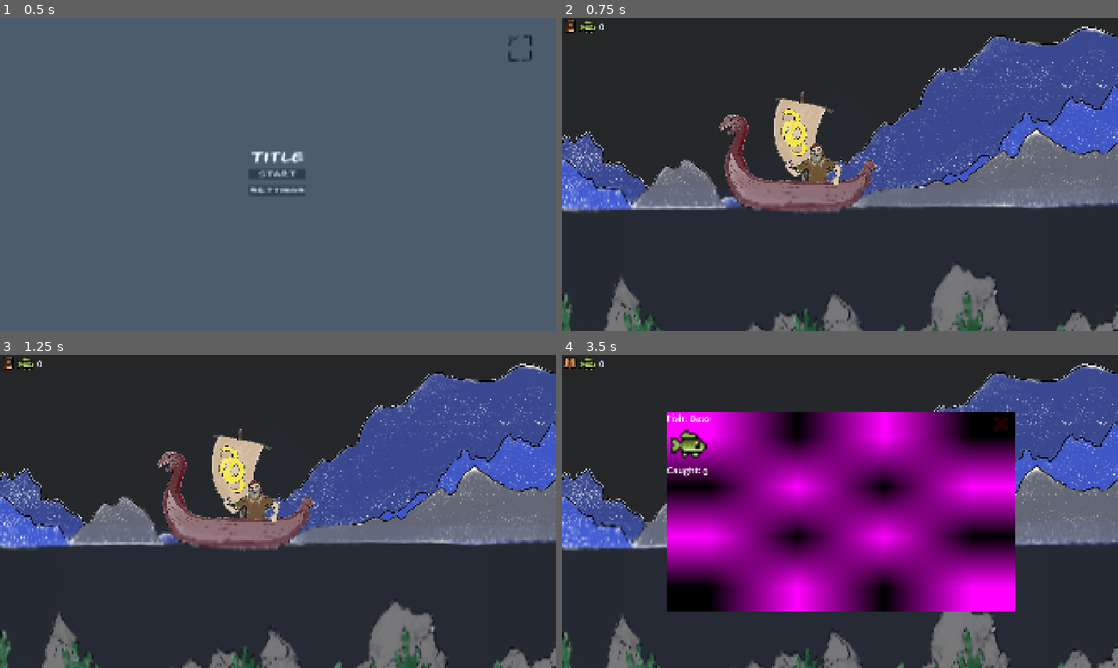
Above: before the commit, frames 1-4 (two rows, left to right).
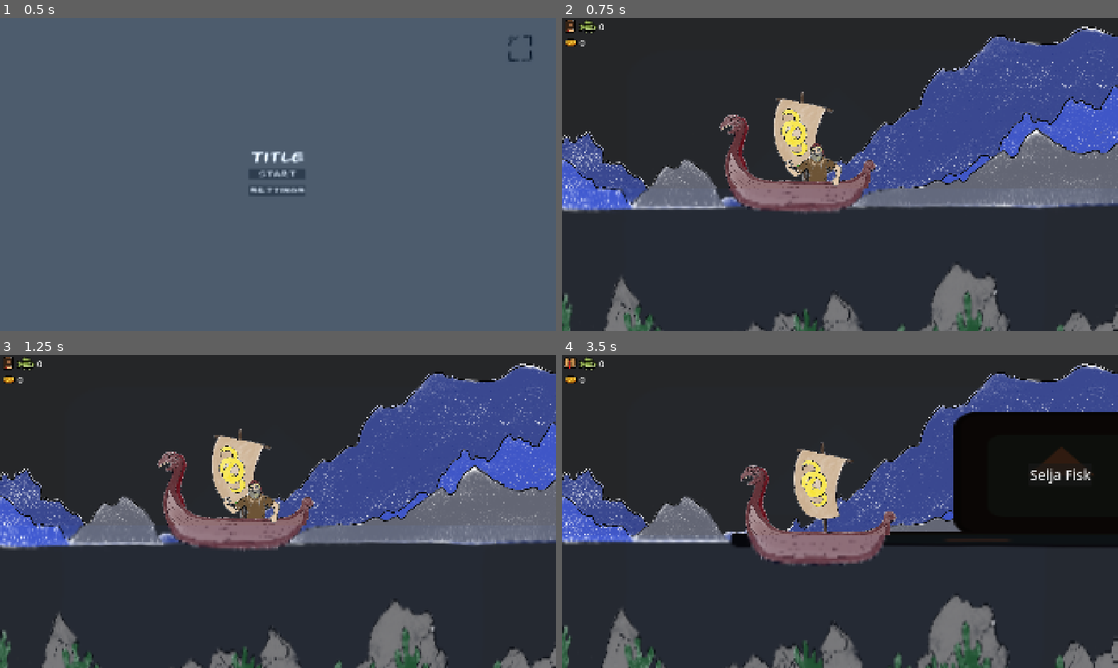
Above: after the commit, the same moments.

Repository: PARCISZEWSKI/fishinggwj
Game: Godot game, scene res://interface/main_menu.tscn
Same seed, same stepped clock (60 frames per second), same inputs: the game is played once before the commit and once after it. The engine's default icon, where the game draws it, is replaced by a stand-in: a white triangle on a blue panel in a dark square.
Inputs (mouse positions are in pixels of both pictures, inside the frame that each line leads up to):
- Up to frame 1 (0.5 s): no input
- Up to frame 2 (0.75 s): click "Start" at 0.5 s
- Up to frame 3 (1.25 s): no input
- Up to frame 4 (3.5 s): click (567, 361) at 1.25 s; click (567, 361) at 2.02 s; click (567, 361) at 2.77 s

Frame 1 is identical in both runs. In frame 2, less than 0.1% of the frame differs, in the area x 0-5%, y 6-10%; in frame 3, less than 0.1%; in frame 4, 50%, in the area x 0-100%, y 6-100%.

Commit message:
KR og takki til að selja fisk kominn - UI bara placeholder

Diff:
--- a/interface/collectibles.gd
+++ b/interface/collectibles.gd
@@ -1,16 +1,20 @@
 extends CanvasLayer
 
 func _process(delta: float) -> void:
-	$bass_number.text = var_to_str(Currency.fish_caught)
+	$bass_number.text = var_to_str(Currency.bass_caught)
+	$krona_value.text = var_to_str(Currency.krona)
 	history()
 
 
 func history() -> void:
 	$history/bass_history/bass_counter.text = var_to_str(Currency.bass_caught)
 
+#Changes to the shop scene if in main scene and vise versa
 func _on_history_button_pressed() -> void:
-	$history.visible = true
-	get_tree().paused = true
+	if get_tree().current_scene.scene_file_path == "res://scenes/main.tscn":
+		get_tree().change_scene_to_file("res://scenes/shop.tscn")
+	else:
+		get_tree().change_scene_to_file("res://scenes/main.tscn")
 
 func _on_exit_history_pressed() -> void:
 	$history.visible = false
--- a/interface/collectibles.tscn
+++ b/interface/collectibles.tscn
@@ -1,10 +1,11 @@
-[gd_scene load_steps=7 format=3 uid="uid://o0uut8pfod8e"]
+[gd_scene load_steps=8 format=3 uid="uid://o0uut8pfod8e"]
 
 [ext_resource type="Script" uid="uid://doyy4hj4ot7hi" path="res://interface/collectibles.gd" id="1_p254c"]
 [ext_resource type="Texture2D" uid="uid://c606m5eerkeqh" path="res://assets/book_01d.png" id="2_h35mn"]
 [ext_resource type="Texture2D" uid="uid://cd0b0td1lxsny" path="res://assets/book_01g.png" id="3_b85ff"]
 [ext_resource type="Texture2D" uid="uid://bde6vrmvi8drk" path="res://assets/Bass.png" id="4_t61la"]
 [ext_resource type="Texture2D" uid="uid://ppi80kp8y3pr" path="res://assets/Cross.png" id="5_nbugw"]
+[ext_resource type="Texture2D" uid="uid://bb1rae2c26my3" path="res://assets/coin_01d.png" id="6_h35mn"]
 
 [sub_resource type="PlaceholderTexture2D" id="PlaceholderTexture2D_jkv2x"]
 
@@ -90,5 +91,17 @@
 texture_pressed = ExtResource("5_nbugw")
 texture_hover = ExtResource("5_nbugw")
 
+[node name="krona1" type="Sprite2D" parent="."]
+position = Vector2(32, 86)
+scale = Vector2(1.5, 1.5)
+texture = ExtResource("6_h35mn")
+
+[node name="krona_value" type="Label" parent="."]
+offset_left = 60.0
+offset_top = 61.0
+offset_right = 100.0
+offset_bottom = 106.0
+theme_override_font_sizes/font_size = 32
+
 [connection signal="pressed" from="history_button" to="." method="_on_history_button_pressed"]
 [connection signal="pressed" from="history/exit_history" to="." method="_on_exit_history_pressed"]
--- a/nodes/fish.gd
+++ b/nodes/fish.gd
@@ -23,15 +23,17 @@
 	#FIXME: Add export variable
 	if position.y < 0 or position.y > get_viewport_rect().size.y:
 		direction.y *= -1  # Reverse y direction
+
 func _exit_tree() -> void:
 	pass
+
 func _on_timer_timeout():  #Change direction randomly
 	direction = Vector2(randf_range(-1, 1), randf_range(-1, 1)).normalized()
 	if direction.x != 0:
 		$visual/bass.flip_h = direction.x < 0
 		$visual/bass/outline.flip_h = direction.x < 0
+
 func _on_body_entered(body) -> void:
-	Currency.fish_caught += 1
 	Currency.bass_caught += 1
 	queue_free()
 	var audio_player = Audio.play_sound_2d(soundDeath, "Effects")
--- a/scenes/main.tscn
+++ b/scenes/main.tscn
@@ -28,7 +28,7 @@
 shader_parameter/speed = Vector2(0.03, 0.07)
 shader_parameter/wave_strength = 2.0
 shader_parameter/scale_y = 100.0
-shader_parameter/y_zoom = 0.564474
+shader_parameter/y_zoom = 0.385543
 
 [sub_resource type="CanvasTexture" id="CanvasTexture_1elys"]
 
--- /dev/null
+++ b/scenes/shop.gd
@@ -0,0 +1,9 @@
+extends Node2D
+
+#On button press sells 1 fish for 5 coins
+func _on_sell_fish_pressed() -> void:
+	if Currency.bass_caught > 0:
+		Currency.bass_caught -= 1
+		Currency.krona += 5
+	else:
+		print("not enough fish")
--- a/scenes/shop.tscn
+++ b/scenes/shop.tscn
@@ -1,6 +1,7 @@
-[gd_scene load_steps=15 format=3 uid="uid://du3bwnt3hbcer"]
+[gd_scene load_steps=17 format=3 uid="uid://du3bwnt3hbcer"]
 
 [ext_resource type="Texture2D" uid="uid://b6ifsx6vy7h2h" path="res://icon.svg" id="1_5u241"]
+[ext_resource type="Script" uid="uid://dxw8rqoxj8cgk" path="res://scenes/shop.gd" id="1_44xle"]
 [ext_resource type="Texture2D" uid="uid://ygry01iv8jyp" path="res://assets/mountain_back2.png" id="4_aa4hd"]
 [ext_resource type="Texture2D" uid="uid://dqqwgyik2f1t3" path="res://assets/mountain_mid2.png" id="5_68utx"]
 [ext_resource type="Texture2D" uid="uid://pqnxb37amwqh" path="res://assets/mountain_front2.png" id="6_ru2r1"]
@@ -8,6 +9,7 @@
 [ext_resource type="Texture2D" uid="uid://bjl6bwjm8yy81" path="res://assets/bottom_mid.png" id="8_6nbx6"]
 [ext_resource type="Shader" uid="uid://2jyk63bthwvy" path="res://assets/water_shader.gdshader" id="10_5lclc"]
 [ext_resource type="Script" uid="uid://b1afqbou4mmu3" path="res://assets/water_shader.gd" id="11_ouqob"]
+[ext_resource type="PackedScene" uid="uid://o0uut8pfod8e" path="res://interface/collectibles.tscn" id="12_24it5"]
 [ext_resource type="Texture2D" uid="uid://bw828h46l0sp5" path="res://assets/bátur.png" id="12_44xle"]
 [ext_resource type="PackedScene" uid="uid://dpkcayi0yivcl" path="res://interface/game_menu.tscn" id="12_p0at6"]
 
@@ -26,11 +28,12 @@
 shader_parameter/speed = Vector2(0.03, 0.07)
 shader_parameter/wave_strength = 2.0
 shader_parameter/scale_y = 100.0
-shader_parameter/y_zoom = 0.289664
+shader_parameter/y_zoom = 0.466507
 
 [sub_resource type="CanvasTexture" id="CanvasTexture_yuijs"]
 
 [node name="shop" type="Node2D"]
+script = ExtResource("1_44xle")
 
 [node name="Sprite2D" type="Sprite2D" parent="."]
 modulate = Color(1.42888e-08, 0.0245006, 0.0572112, 0.513726)
@@ -86,3 +89,15 @@
 [node name="gameMenu" parent="." instance=ExtResource("12_p0at6")]
 process_mode = 3
 visible = false
+
+[node name="collectibles" parent="." instance=ExtResource("12_24it5")]
+
+[node name="sell_fish" type="Button" parent="."]
+offset_left = 1611.0
+offset_top = 374.0
+offset_right = 1830.0
+offset_bottom = 449.0
+theme_override_font_sizes/font_size = 48
+text = "Selja Fisk"
+
+[connection signal="pressed" from="sell_fish" to="." method="_on_sell_fish_pressed"]
--- a/singletons/currency_system.gd
+++ b/singletons/currency_system.gd
@@ -3,3 +3,4 @@
 
 static var fish_caught = 0
 static var bass_caught = 0
+static var krona = 0
Binary file added: assets/coin_01d.png
Not shown, added: assets/coin_01d.png.import
Binary file added: assets/coin_02d.png
Not shown, added: assets/coin_02d.png.import
Binary file added: assets/coin_03d.png
Not shown, added: assets/coin_03d.png.import
Binary file added: assets/coin_04d.png
Not shown, added: assets/coin_04d.png.import
Binary file added: assets/coin_05d.png
Not shown, added: assets/coin_05d.png.import
Not shown: 1 places in scenes/main.tscn that only renumber resources
Not shown, added: scenes/shop.gd.uid
